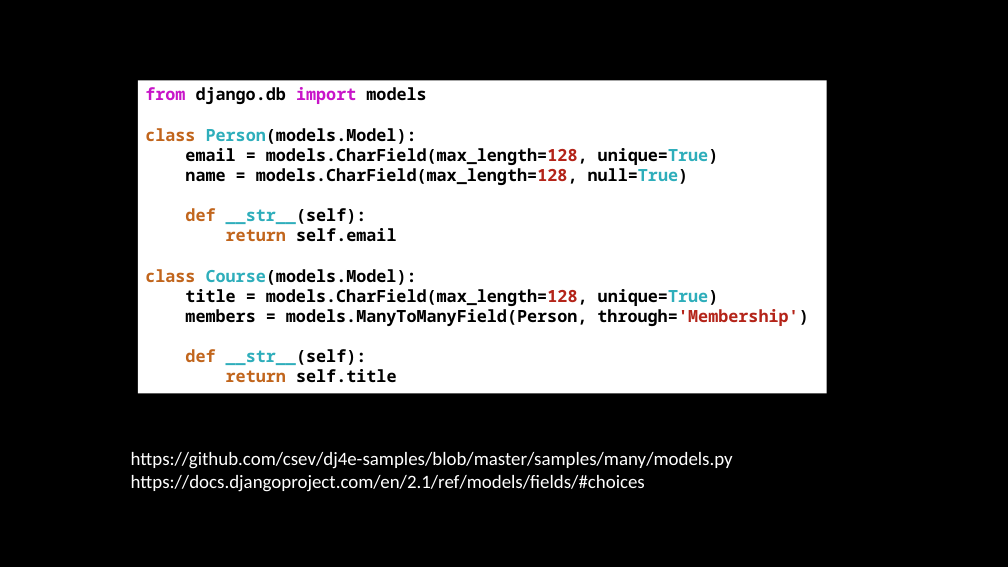
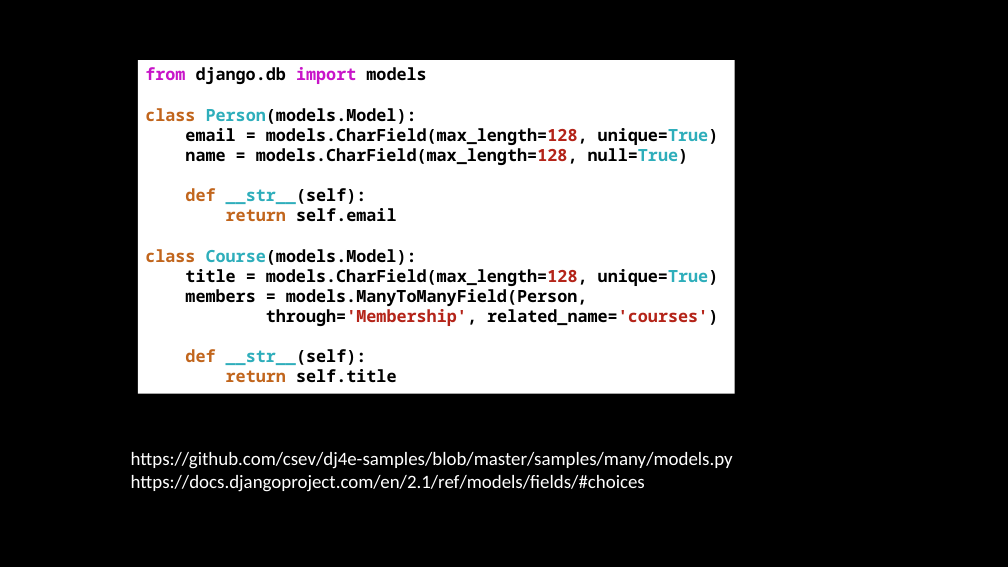
Before and after one commit to csev/dj4e, a slide deck: slide 6 of lectures/DJ-03-Many-To-Many.pptx. Drawn at 1008x567 pixels with LibreOffice and Linux fonts; fonts in the diff are those of the drawing. Boxes give left, top, right and bottom in pixels: in the first picture for what was removed or moved away, otherwise in the second. Text is boxed around its words. In the diff, an @@ line names an element or a change of style, - is before the commit and + after.

Commit message:
Use related_name

```diff
--- a/lectures/DJ-03-Many-To-Many.pptx
+++ b/lectures/DJ-03-Many-To-Many.pptx
@@ rectangle "from django.db import models": place and size @@
-rectangle "from django.db import models" at <box>138,80,827,393</box>
+rectangle "from django.db import models" at <box>138,60,735,394</box>
@@ text in rectangle at <box>185,289,718,326</box>: text changed @@
-members = models.ManyToManyField(Person, through='Membership')
+members = models.ManyToManyField(Person,
+through='Membership', related_name='courses')
```
Also in this commit, not shown: 2 other slides changed.
